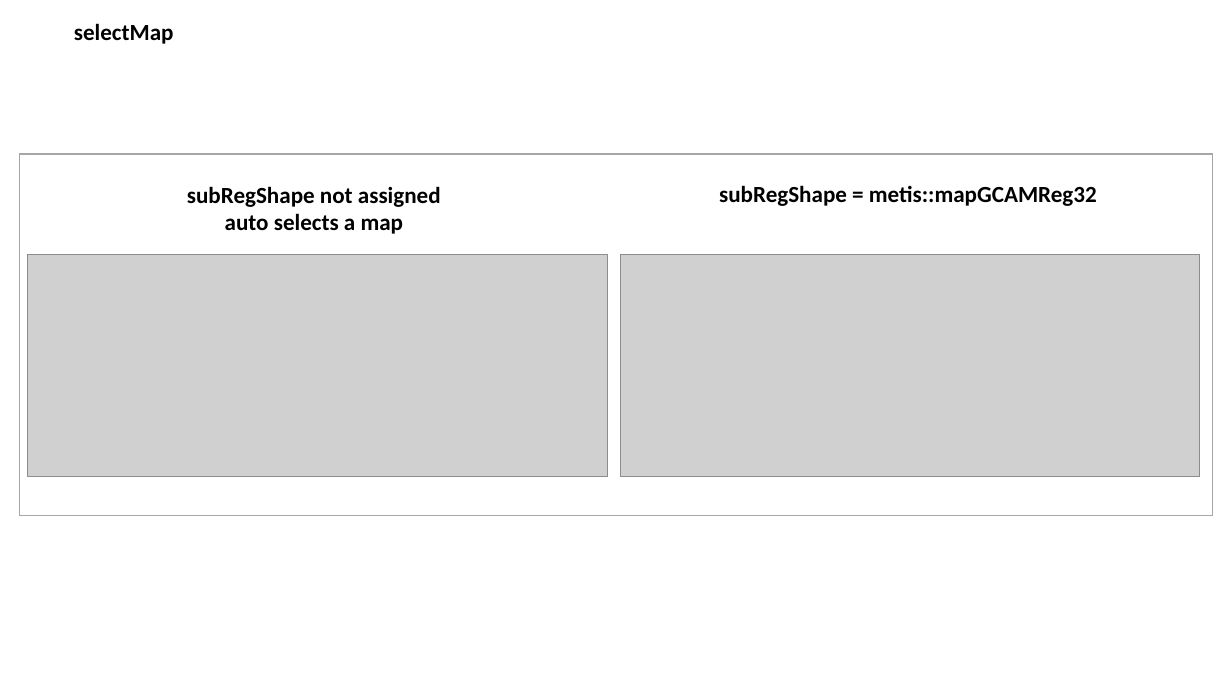
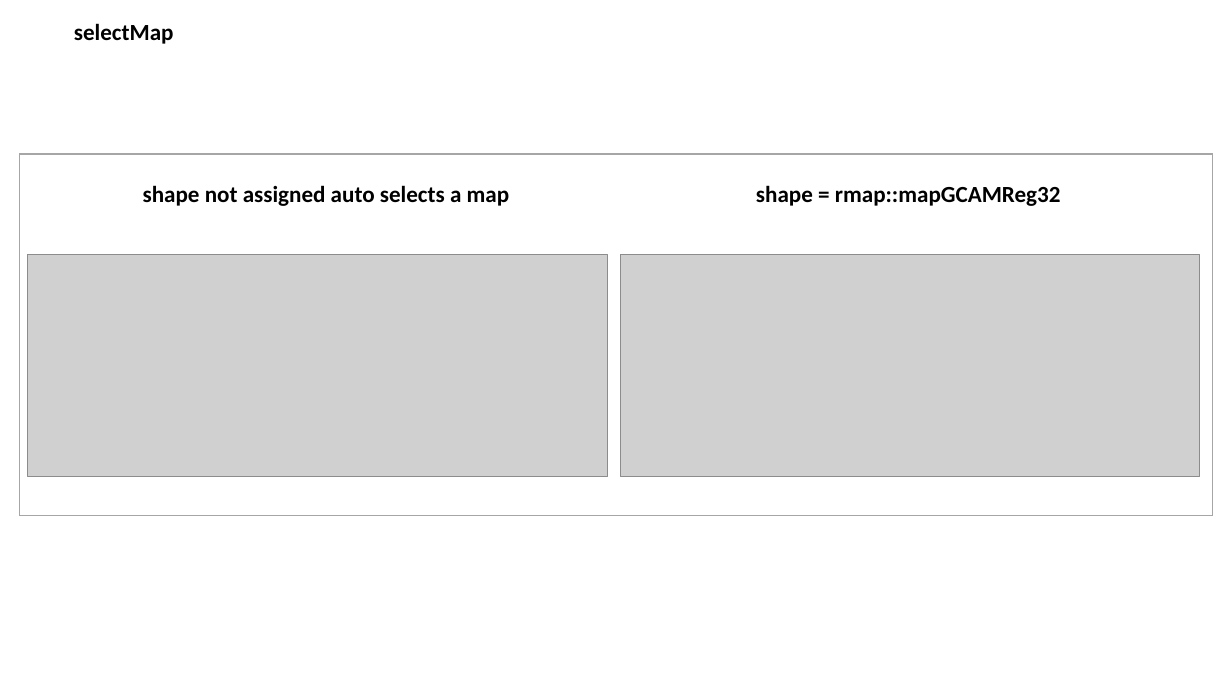
Before and after one commit to JGCRI/rmap, a slide deck: slide 22 of vignettes/vignetteFigs/00vignetteFigs.pptx. Drawn at 1232x693 pixels with LibreOffice and Linux fonts; fonts in the diff are those of the drawing; grey boxes stand for pictures. Boxes give left, top, right and bottom in pixels: in the first picture for what was removed or moved away, otherwise in the second. Text is boxed around its words. In the diff, an @@ line names an element or a change of style, - is before the commit and + after.

Commit message:
Updating rmap figures vignettes

```diff
--- a/vignettes/vignetteFigs/00vignetteFigs.pptx
+++ b/vignettes/vignetteFigs/00vignetteFigs.pptx
@@ text at (x1=143, y1=185, x2=510, y2=206): text changed @@
-subRegShape not assigned
-auto selects a map
+shape not assigned auto selects a map
@@ text at (x1=756, y1=185, x2=1061, y2=206): text changed @@
-subRegShape = metis::mapGCAMReg32
+shape = rmap::mapGCAMReg32
```
Also in this commit, not shown: 3 other slides changed, 6 other files.
